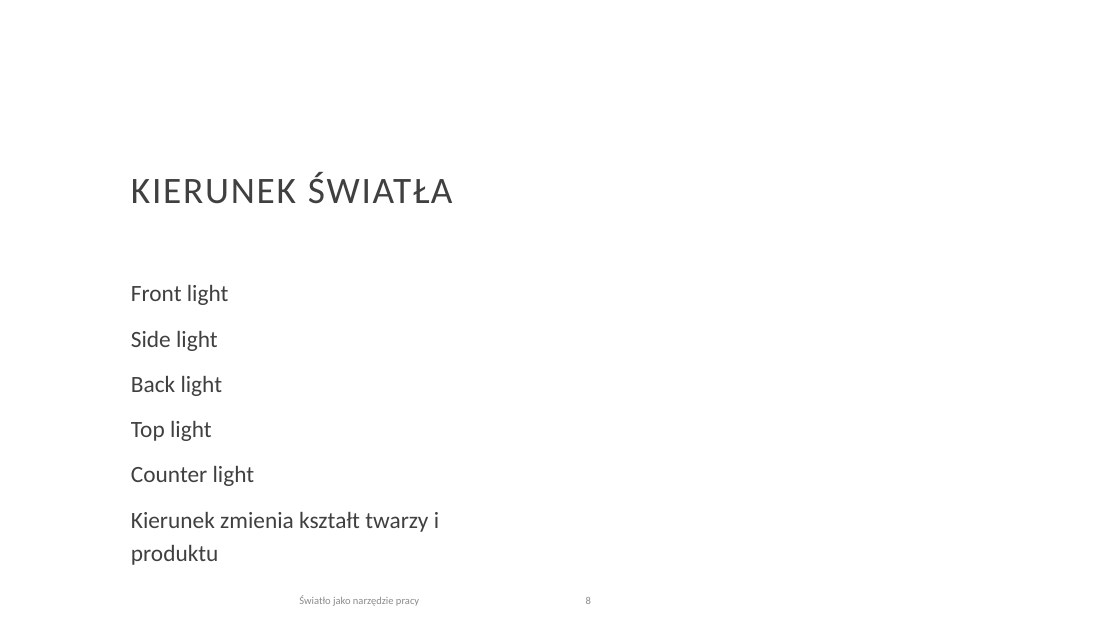
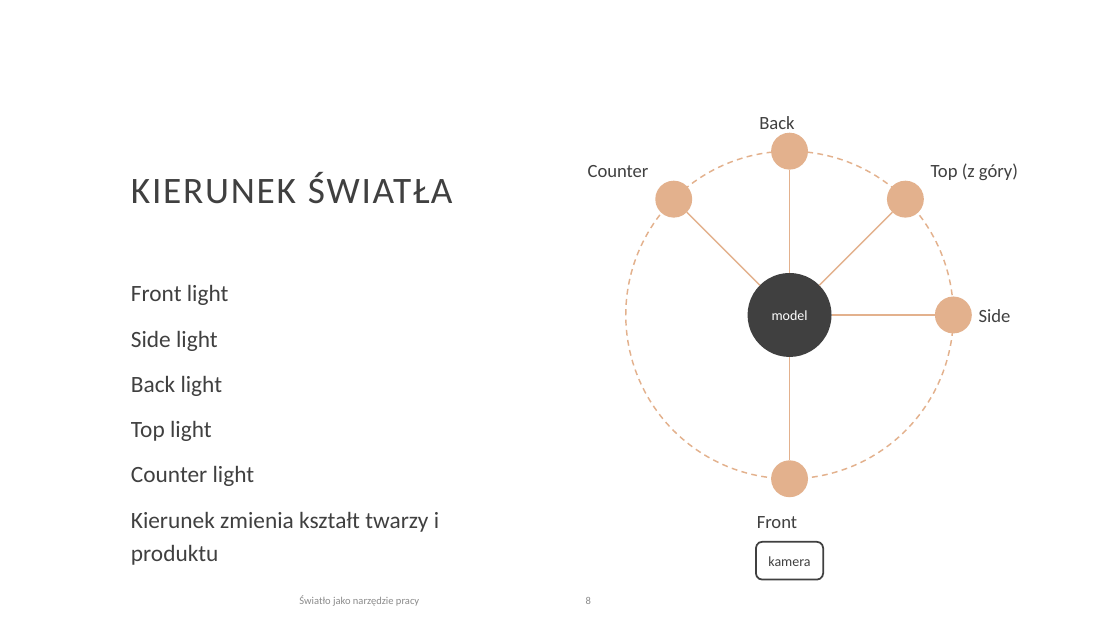
Before and after one commit to kontakt334/4eyes, a slide deck: slide 8 of projekty/warsztaty-beauty-product/swiatlo-jako-narzedzie-pracy-poprawiona.pptx. Drawn at 1120x630 pixels with LibreOffice and Linux fonts; fonts in the diff are those of the drawing; background and template pictures are left out. Boxes give left, top, right and bottom in pixels: in the first picture for what was removed or moved away, otherwise in the second. Text is boxed around its words. In the diff, an @@ line names an element or a change of style, - is before the commit and + after.

```diff
--- a/projekty/warsztaty-beauty-product/swiatlo-jako-narzedzie-pracy-poprawiona.pptx
+++ b/projekty/warsztaty-beauty-product/swiatlo-jako-narzedzie-pracy-poprawiona.pptx
@@ text added at [759, 116, 794, 134], 16 pt, text #404040 @@
+Back
@@ ellipse added at [771, 133, 808, 170], fill #E3B18D @@
@@ text added at [588, 165, 649, 177], 16 pt, text #404040 @@
+Counter
@@ ellipse added at [626, 151, 954, 479], outline #E3B18D 1.25 pt dashed @@
@@ line added from (790, 170) to (790, 273), #E3B18D 1.25 pt @@
@@ text added at [931, 163, 1018, 180], 16 pt, text #404040 @@
+Top (z góry)
@@ ellipse added at [655, 181, 692, 218], fill #E3B18D @@
@@ ellipse added at [887, 181, 924, 218], fill #E3B18D @@
@@ line added from (687, 213) to (760, 286), #E3B18D 1.25 pt @@
@@ line added from (819, 286) to (892, 213), #E3B18D 1.25 pt @@
@@ ellipse added at [748, 273, 832, 357], fill #404040 @@
@@ ellipse added at [935, 297, 972, 334], fill #E3B18D @@
@@ text added at [772, 310, 808, 320], 12 pt, text #FFFFFF @@
+model
@@ line added from (832, 315) to (935, 315), #E3B18D 1.25 pt @@
@@ text added at [979, 309, 1011, 322], 16 pt, text #404040 @@
+Side
@@ line added from (790, 357) to (790, 460), #E3B18D 1.25 pt @@
@@ ellipse added at [771, 460, 808, 497], fill #E3B18D @@
@@ text added at [757, 516, 797, 528], 16 pt, text #404040 @@
+Front
@@ rounded rectangle added at [756, 542, 823, 580], outline #404040 1.5 pt, 12 pt, text #404040 @@
+kamera
```
Also in this commit, not shown: 5 other slides changed, 1 other file.
